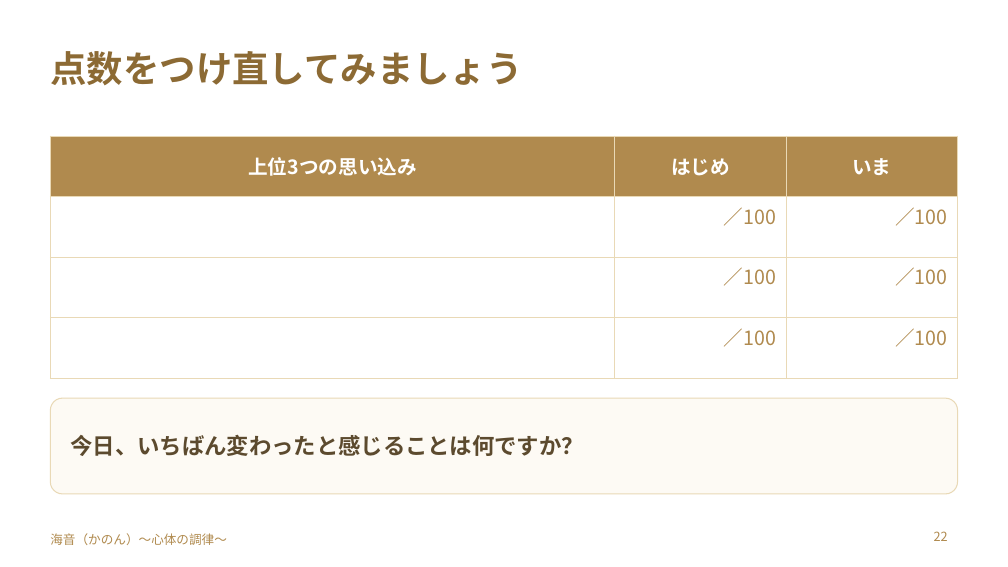
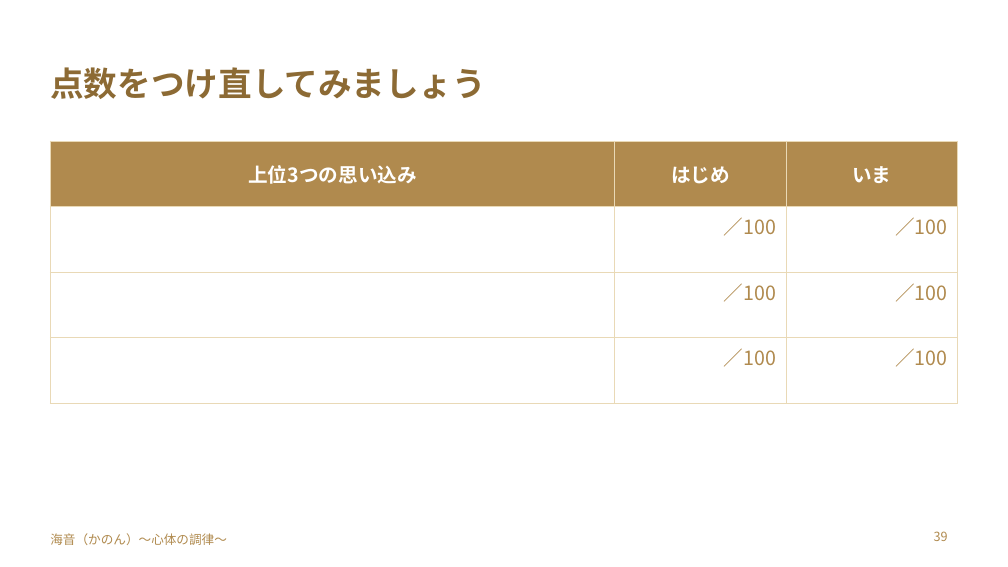
Before and after one commit to y-takahashi-cmd/MyBrain, a slide deck: slide 39 of 20_Projects/海音_心体の調律/単発/仁部あきえさん/20261028_仁部あきえさん_お金のブロック単発セッション.pptx (slide 22 before the commit). Drawn at 1008x567 pixels with LibreOffice and Linux fonts; fonts in the diff are those of the drawing. Boxes give left, top, right and bottom in pixels: in the first picture for what was removed or moved away, otherwise in the second. Text is boxed around its words. In the diff, an @@ line names an element or a change of style, - is before the commit and + after.

```diff
--- a/20_Projects/海音_心体の調律/単発/仁部あきえさん/20261028_仁部あきえさん_お金のブロック単発セッション.pptx
+++ b/20_Projects/海音_心体の調律/単発/仁部あきえさん/20261028_仁部あきえさん_お金のブロック単発セッション.pptx
@@ title "点数をつけ直してみましょう": place and size @@
-title "点数をつけ直してみましょう" at box(50, 51, 522, 85)
+title "点数をつけ直してみましょう" at box(50, 67, 486, 99)
@@ title "点数をつけ直してみましょう" at box(50, 67, 486, 99): size 26 to 24 pt @@
@@ table: place and size @@
-table at box(50, 136, 958, 351)
+table at box(50, 141, 958, 371)
@@ rounded rectangle removed at box(50, 398, 958, 494) @@
@@ text removed at box(71, 435, 584, 456) @@
-今日、いちばん変わったと感じることは何ですか？
@@ page number at box(934, 531, 948, 541): text changed @@
-22
+39
```
Also in this commit, not shown: 14 other slides changed, 25 slides added, 7 slides removed.
